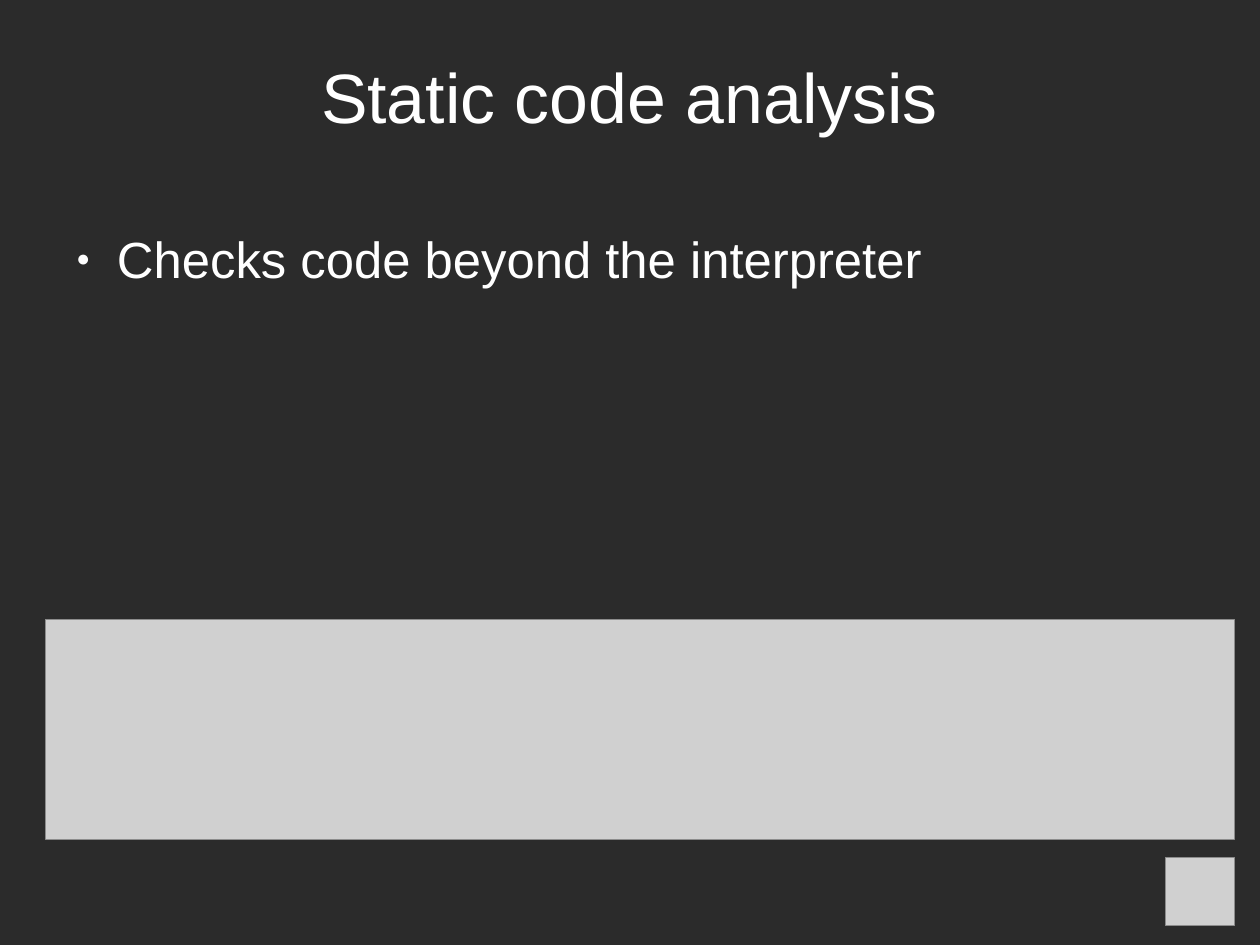
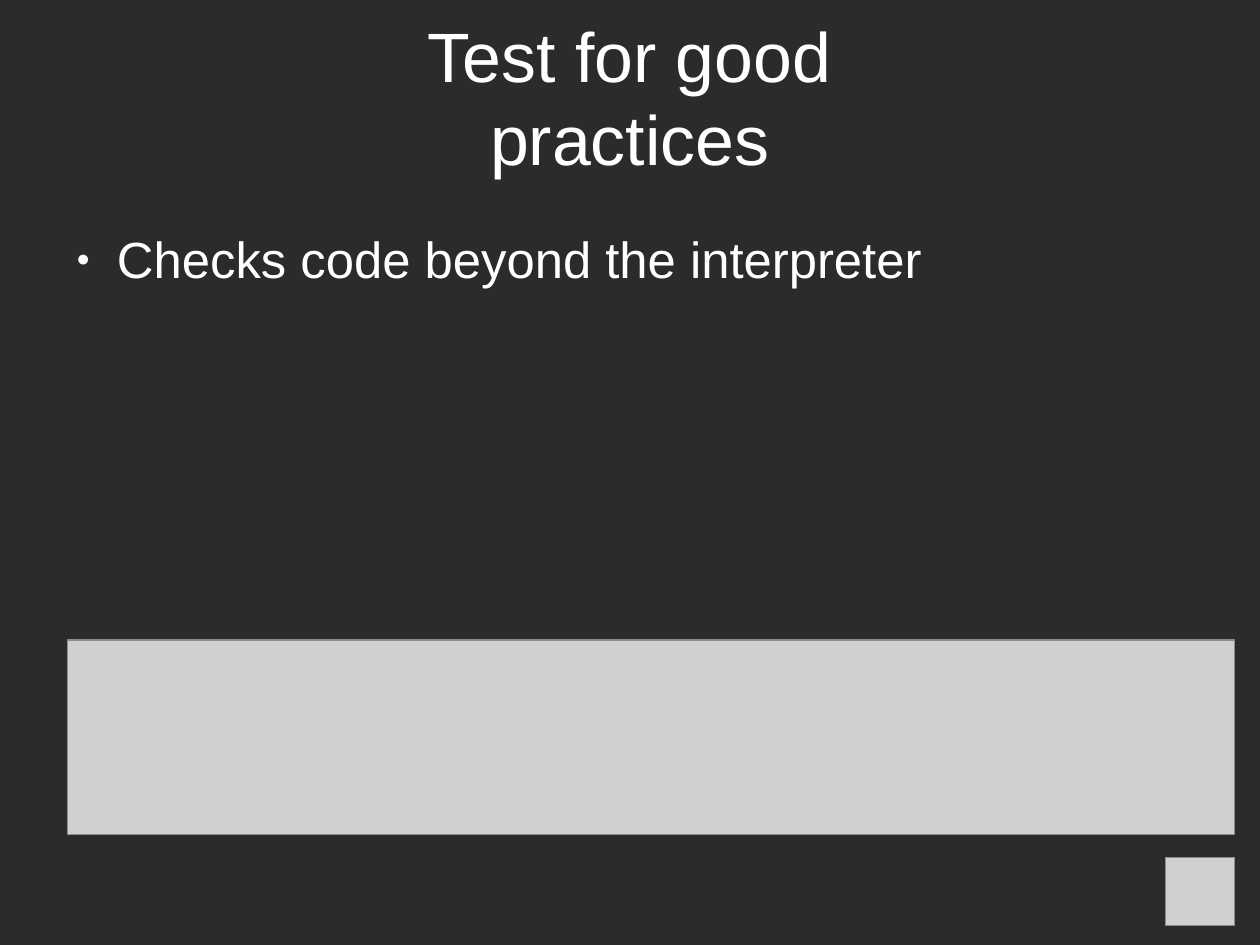
Before and after one commit to richelbilderbeek/PresentationsAboutR, a slide deck: slide 10 of ProfessionalRdevelopment/ProfessionalRDevelopment.odp (slide 9 before the commit). Drawn at 1260x945 pixels with LibreOffice and Linux fonts; fonts in the diff are those of the drawing; grey boxes stand for pictures; background and template pictures are left out; a plain dark background stands for a picture behind light text. Boxes give left, top, right and bottom in pixels: in the first picture for what was removed or moved away, otherwise in the second. Text is boxed around its words. In the diff, an @@ line names an element or a change of style, - is before the commit and + after.

```diff
--- a/ProfessionalRdevelopment/ProfessionalRDevelopment.odp
+++ b/ProfessionalRdevelopment/ProfessionalRDevelopment.odp
@@ title added at [428, 31, 831, 179], 44 pt, text #FFFFFF @@
+Test for good practices
@@ title removed at [321, 72, 938, 137] @@
-Static code analysis
@@ picture: place and size @@
-picture at [46, 620, 1235, 839]
+picture at [67, 640, 1235, 835]
```
Also in this commit, not shown: 4 other slides changed, 7 slides added, 2 slides removed, 4 other files.
